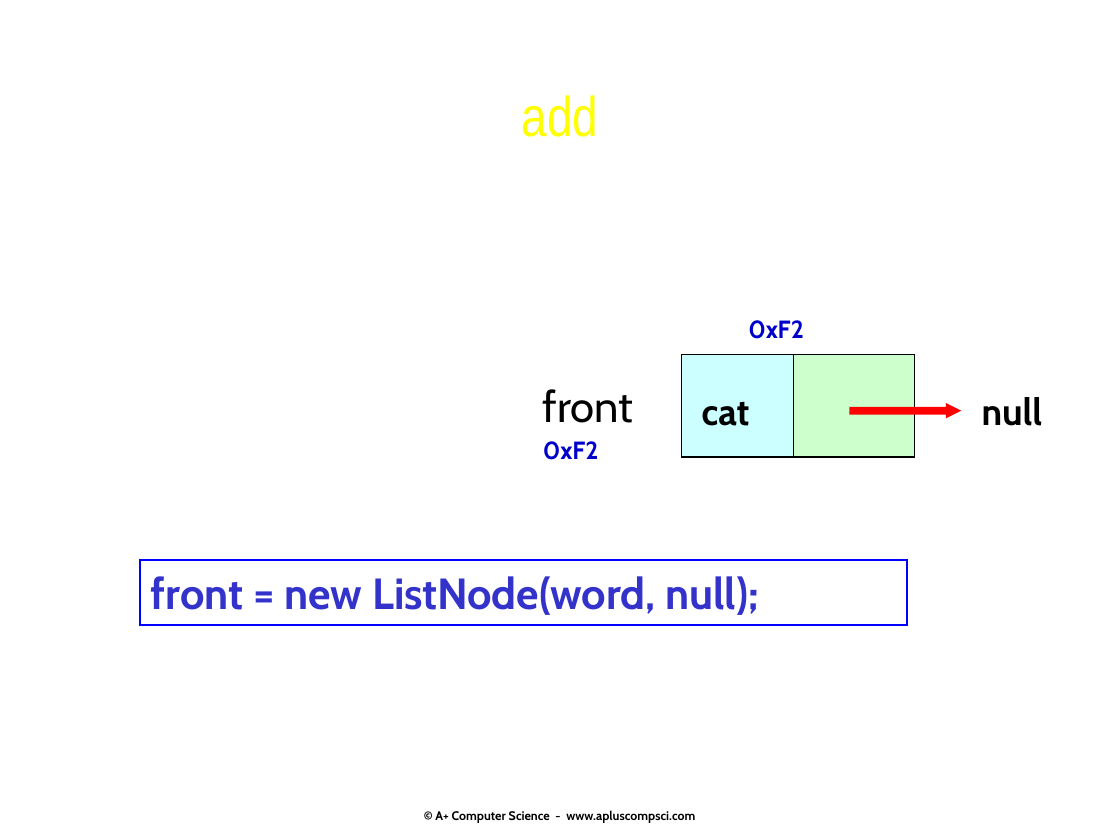
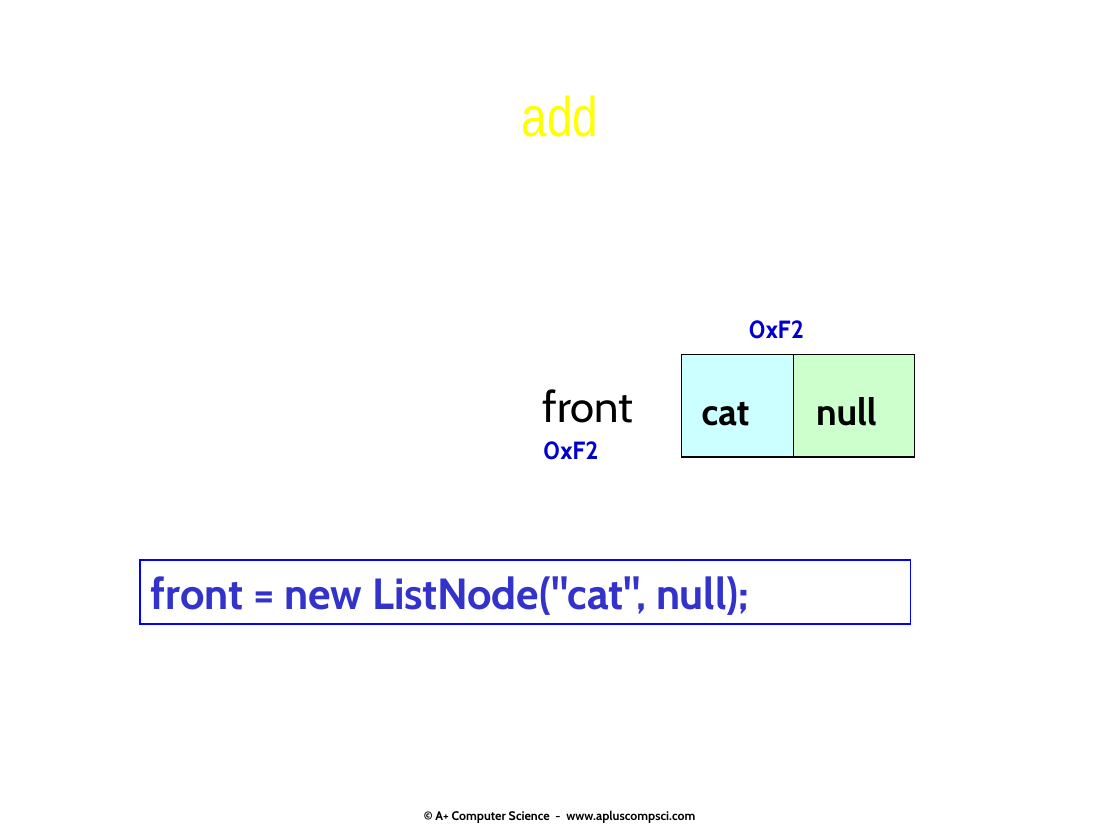
Before and after one commit to Cy-FairCS/cs3, a slide deck: slide 41 of u07a_linkedLists/notes/_linklists.16.pptx (slide 37 before the commit). Drawn at 1120x840 pixels with LibreOffice and Linux fonts; fonts in the diff are those of the drawing. Boxes give left, top, right and bottom in pixels: in the first picture for what was removed or moved away, otherwise in the second. Text is boxed around its words. In the diff, an @@ line names an element or a change of style, - is before the commit and + after.

```diff
--- a/u07a_linkedLists/notes/_linklists.16.pptx
+++ b/u07a_linkedLists/notes/_linklists.16.pptx
@@ text "null": place and size @@
-text "null" at (982, 397, 1043, 426)
+text "null" at (816, 397, 877, 426)
@@ arrow removed from (849, 411) to (961, 411) @@
@@ rectangle "front = new ListNode("cat", null);": place and size @@
-rectangle "front = new ListNode("cat", null);" at (140, 560, 907, 625)
+rectangle "front = new ListNode("cat", null);" at (140, 560, 911, 624)
@@ text in rectangle at (151, 576, 750, 615): text changed @@
-front = new ListNode(word, null);
+front = new ListNode("cat", null);
```
Also in this commit, not shown: 20 other slides changed, 10 slides added, 2 slides removed, 13 other files.
